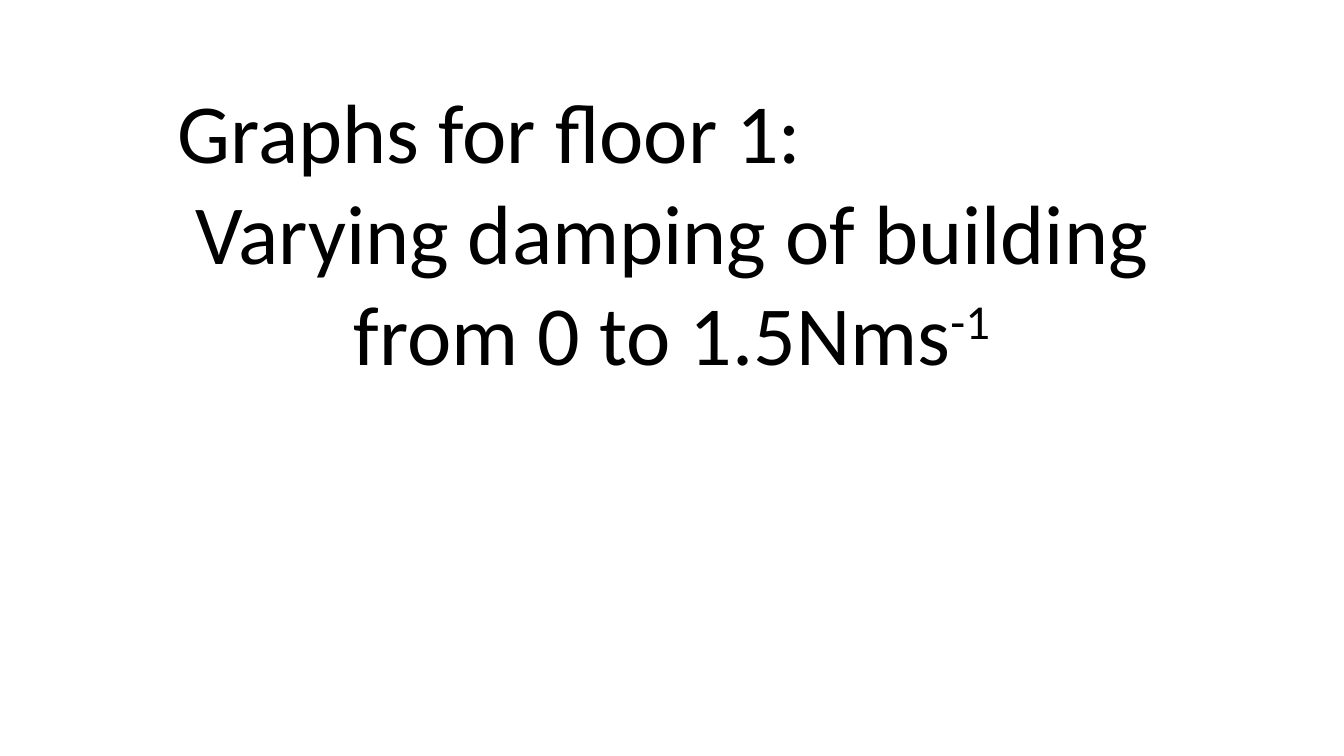
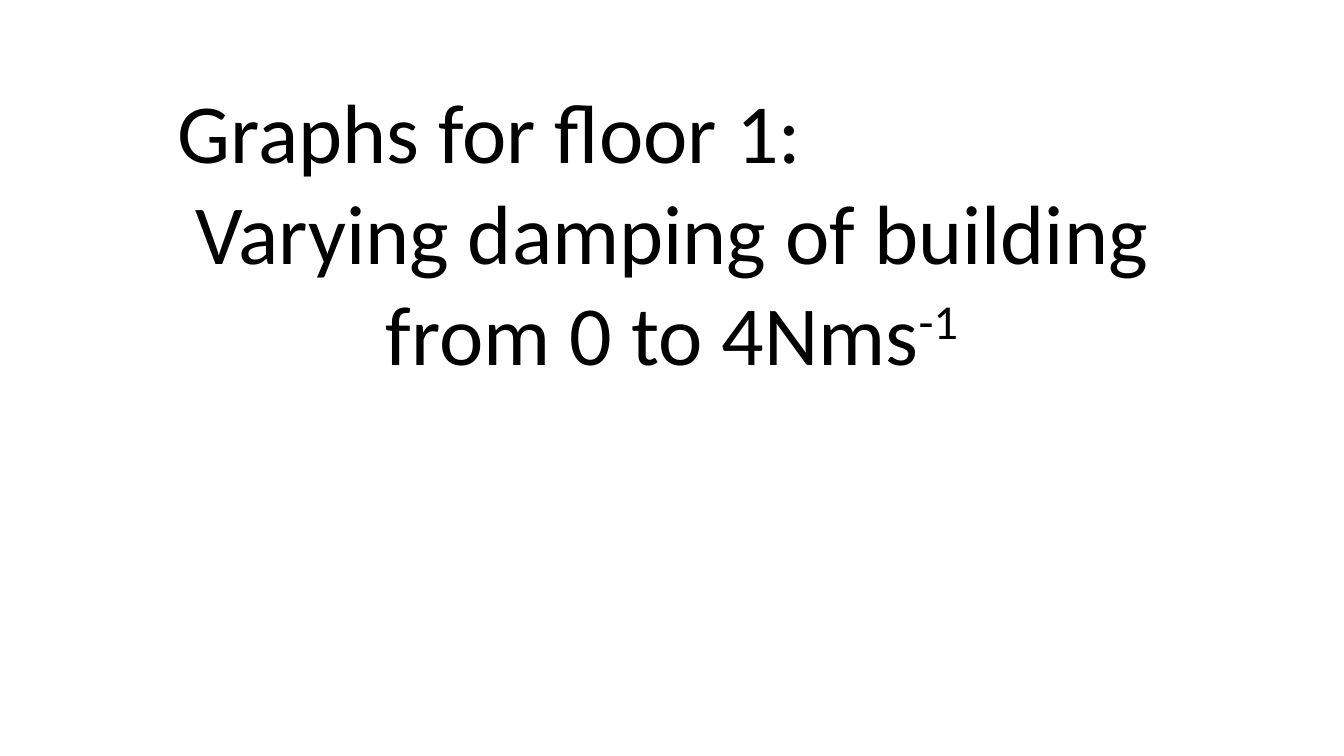
Before and after one commit to harrysarson/building-vibrations, a slide deck: slide 15 of Presentation.pptx. Drawn at 1344x756 pixels with LibreOffice and Linux fonts; fonts in the diff are those of the drawing. Boxes give left, top, right and bottom in pixels: in the first picture for what was removed or moved away, otherwise in the second. Text is boxed around its words. In the diff, an @@ line names an element or a change of style, - is before the commit and + after.

Commit message:
presentation now has graphs for correct damping

```diff
--- a/Presentation.pptx
+++ b/Presentation.pptx
@@ text at bbox=[178, 104, 1148, 366]: text changed @@
-Graphs for floor 1:
-Varying damping of building from 0 to 1.5Nms-1
+Graphs for floor 1:
+Varying damping of building from 0 to 4Nms-1
```
Also in this commit, not shown: 2 other slides changed, 5 slides added, 4 slides removed.
